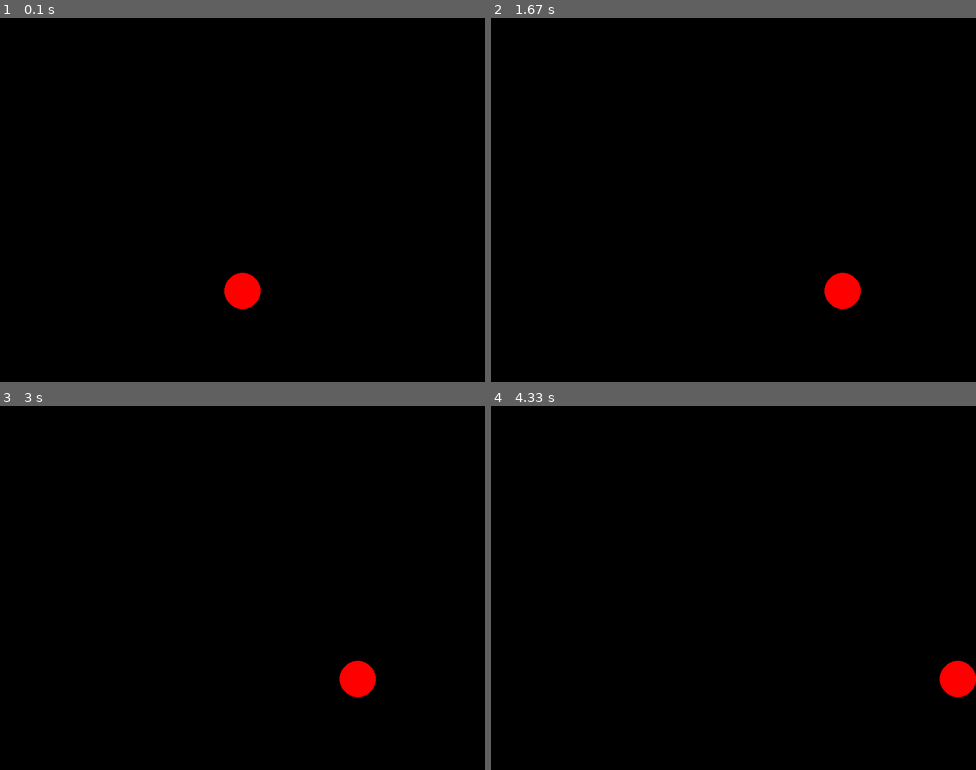
Above: before the commit, frames 1-4 (two rows, left to right).
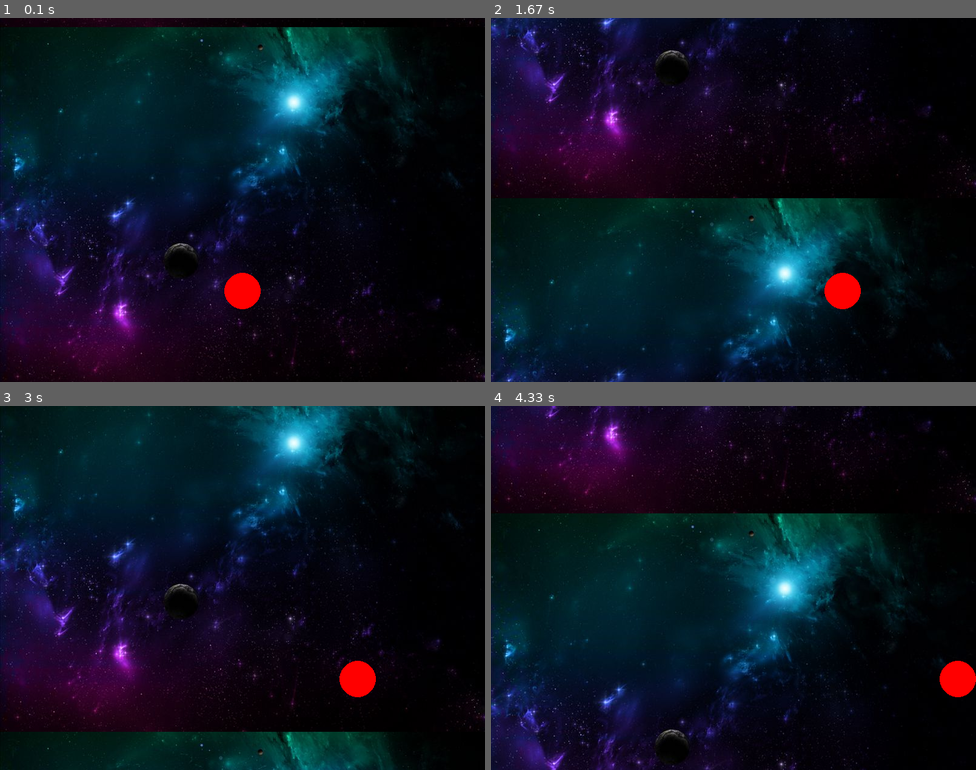
Above: after the commit, the same moments.

Repository: AndrewFagan04/CS_370_AwexomeCross
Game: pygame game, started from main.py
Two runs of this game, one before a commit and one after it. Both use one fixed random seed, a clock stepped at 60 frames per second and the inputs below.
Inputs:
- Up to frame 1 (0.1 s): no input
- Up to frame 2 (1.67 s): hold D 0.33-0.8 s; hold D 0.83-1.3 s; hold A from 1.33 s (still down)
- Up to frame 3 (3 s): release A at 1.87 s; hold A 1.9-2.3 s; hold D 2.33-2.97 s
- Up to frame 4 (4.33 s): hold A 3-3.47 s; hold D 3.5-3.97 s; hold D from 4 s (still down)

The runs differ from the first frame. In frame 1, 55% of the frame differs, in the area x 0-100%, y 0-100%; in frame 2, 55%; in frame 3, 55%; in frame 4, 55%.

Commit message:
Scrolling background with random image

Diff:
--- a/main.py
+++ b/main.py
@@ -8,7 +8,7 @@
 LENGTH = 600
 
 window = pygame.display.set_mode([WIDTH, LENGTH])
-background = (0,0,0)
+background = pygame.image.load("spacee.jpg") # put stars image here
 
 fps = 60
 timer = pygame.time.Clock()
@@ -20,10 +20,22 @@
 character_y = 450
 speed = 10
 
+#for background start
+x = 0
+y = 0
+
 running = True
 while running:
     timer.tick(fps)
-    window.fill(background)
+
+    #scrolling background
+
+    y += 3 #how fast it scrolls
+
+    if y == LENGTH:
+        y = 0
+    window.blit(background, (x, y))
+    window.blit(background, (x, y - LENGTH))
 
     #character circle (change to sprite later)
     character = pygame.draw.circle(window, [255,0,0], [character_x,character_y], character_radius, 0 )
@@ -46,5 +58,4 @@
     if character_x > WIDTH - character_radius:
         character_x = WIDTH - character_radius
 
-
     pygame.display.flip()
Binary file added: spacee.jpg
